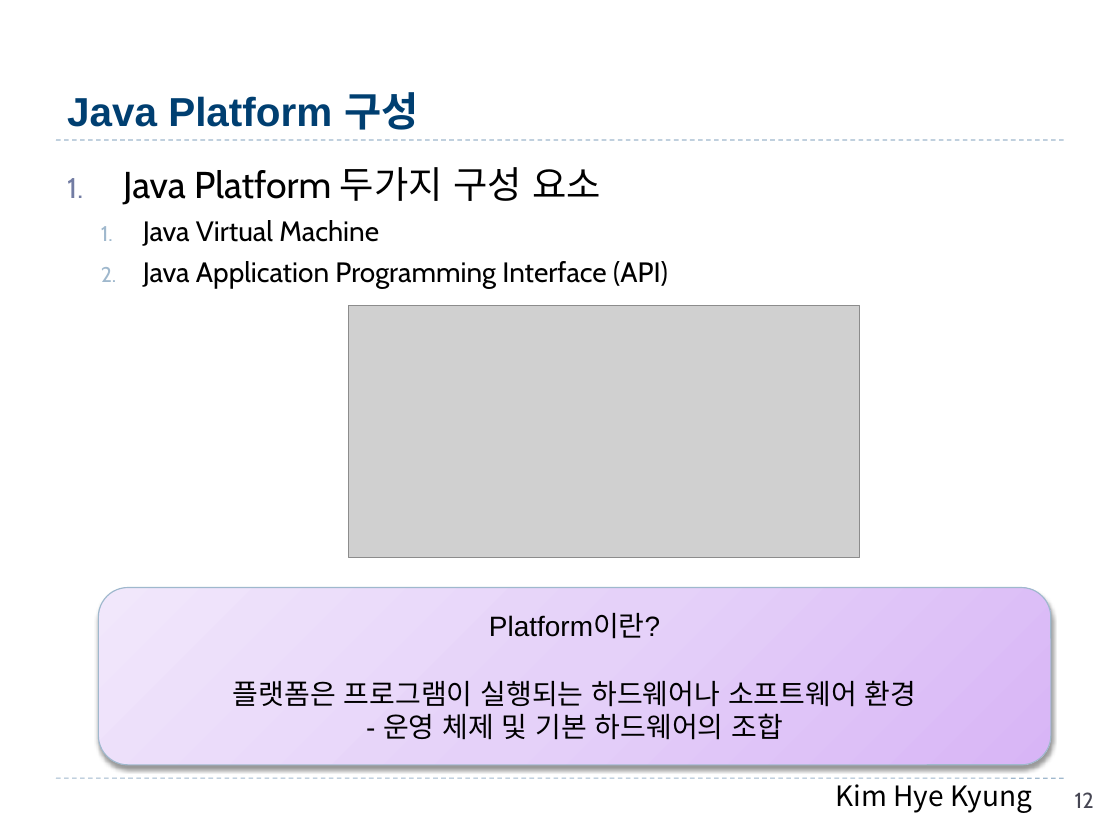
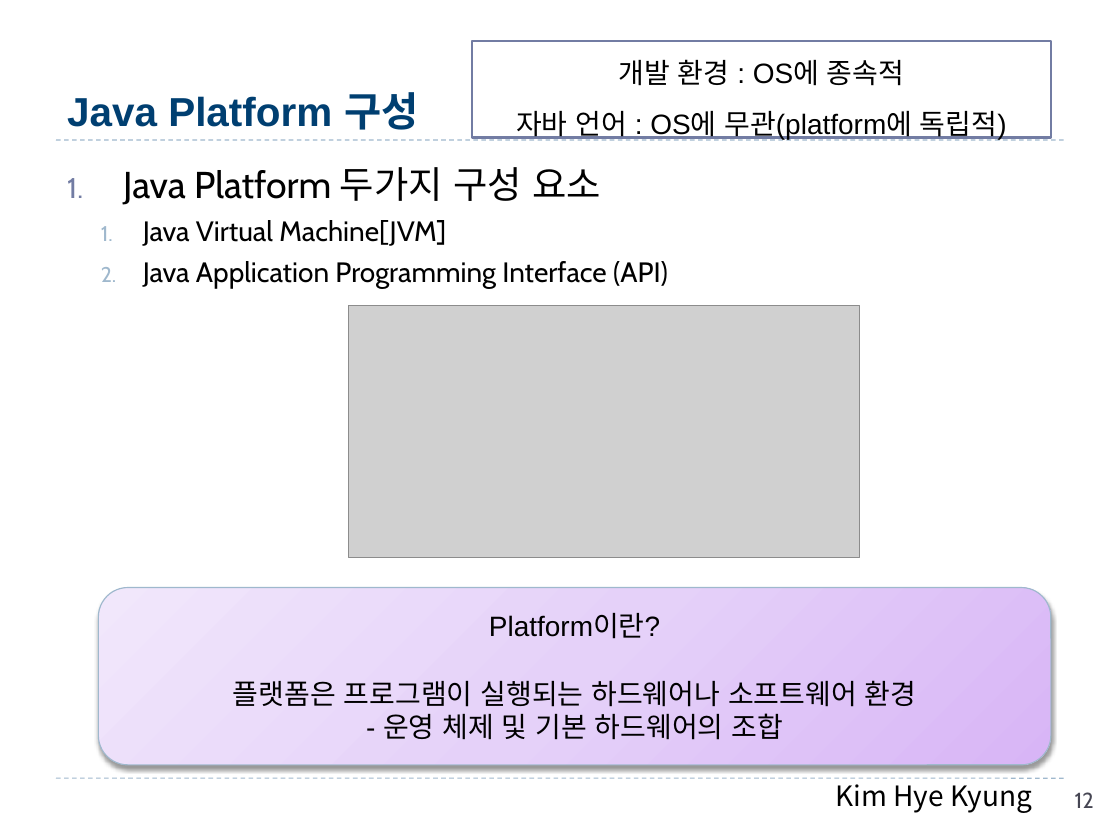
Before and after one commit to hwanginbeom/bigData, a slide deck: slide 12 of 1.Java_김혜경.pptx. Drawn at 1120x840 pixels with LibreOffice and Linux fonts; fonts in the diff are those of the drawing; grey boxes stand for pictures. Boxes give left, top, right and bottom in pixels: in the first picture for what was removed or moved away, otherwise in the second. Text is boxed around its words. In the diff, an @@ line names an element or a change of style, - is before the commit and + after.

```diff
--- a/1.Java_김혜경.pptx
+++ b/1.Java_김혜경.pptx
@@ rectangle added at (x1=472, y1=40, x2=1051, y2=138), fill #FFFFFF, outline #727CA3 1.5 pt, 18 pt, text #000000 @@
+개발 환경 : OS에 종속적
+자바 언어 : OS에 무관(platform에 독립적)
@@ text at (x1=143, y1=220, x2=446, y2=246): text changed @@
-  1. Java Virtual Machine
+  1. Java Virtual Machine[JVM]
```
Also in this commit, not shown: 14 other slides changed, 1 slide added.
